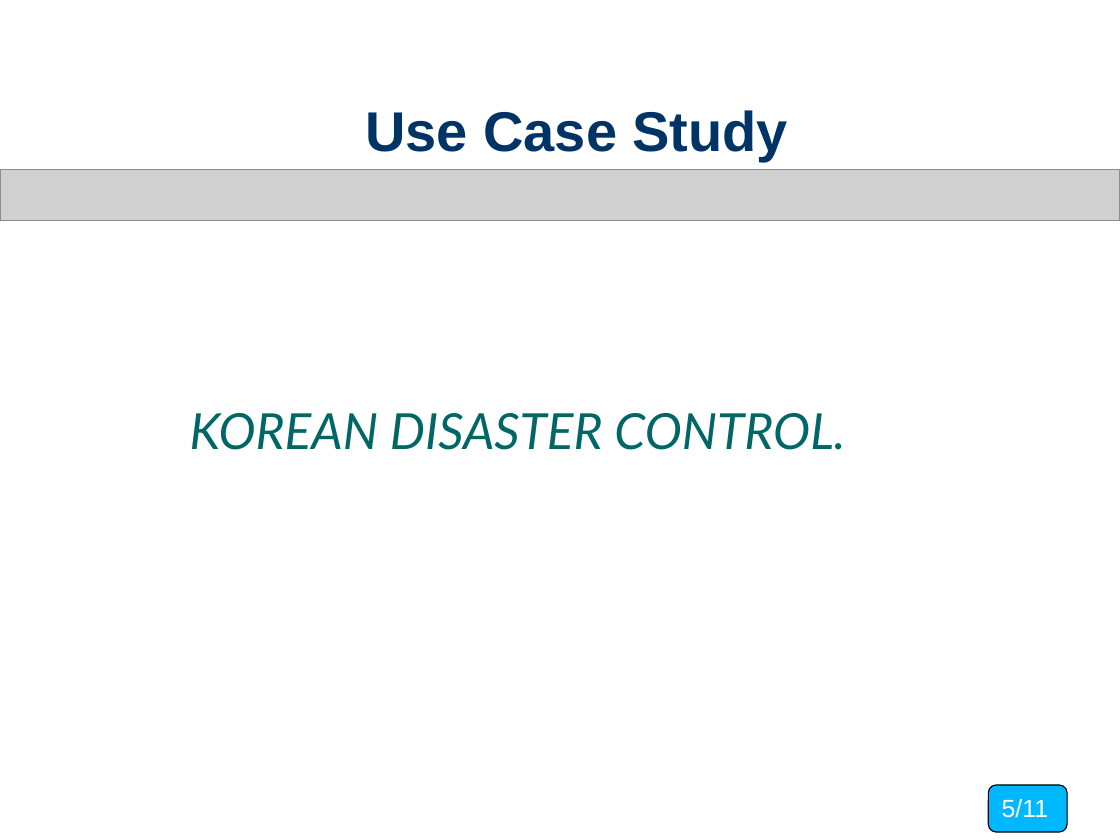
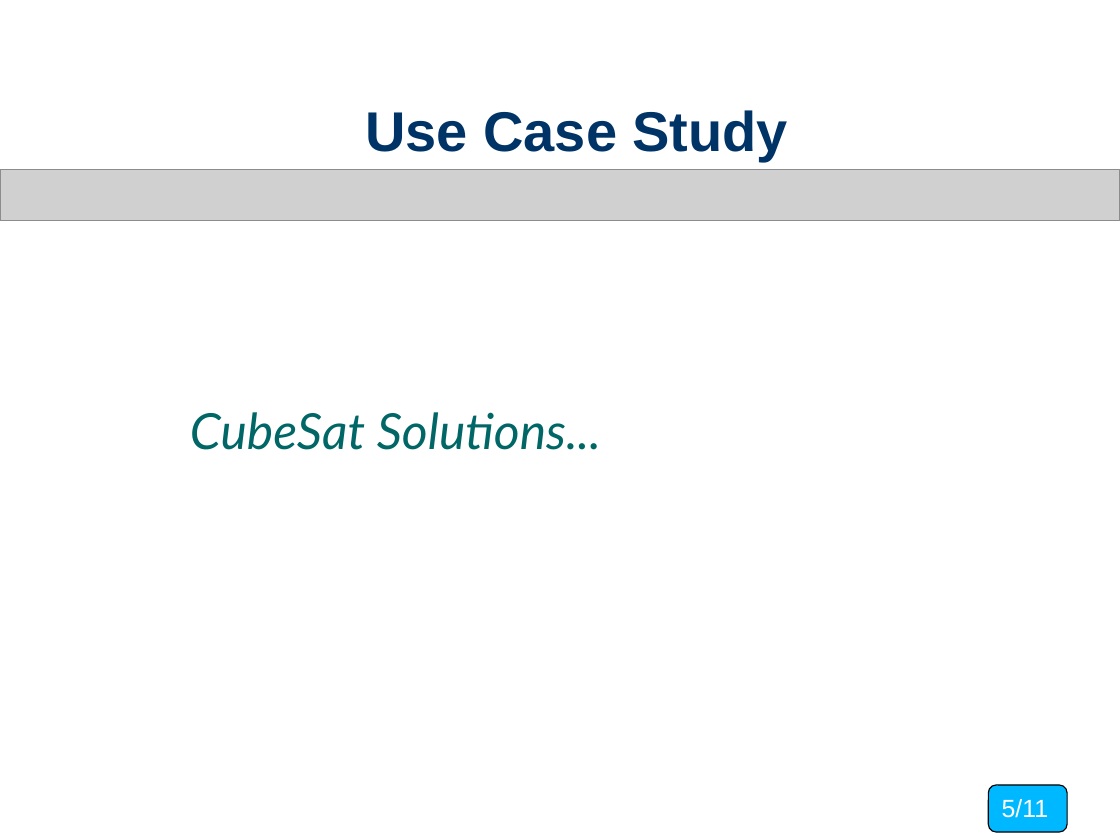
Before and after one commit to splash2018/MITnanoSAT, a slide deck: slide 6 of ADEF-I_MIT.ppt (slide 5 before the commit). Drawn at 1120x840 pixels with LibreOffice and Linux fonts; fonts in the diff are those of the drawing; grey boxes stand for pictures. Boxes give left, top, right and bottom in pixels: in the first picture for what was removed or moved away, otherwise in the second. Text is boxed around its words. In the diff, an @@ line names an element or a change of style, - is before the commit and + after.

```diff
--- a/ADEF-I_MIT.ppt
+++ b/ADEF-I_MIT.ppt
@@ text at (190, 412, 601, 450): text changed @@
-KOREAN DISASTER CONTROL.
+CubeSat Solutions...
```
Also in this commit, not shown: 1 other slide changed, 1 slide added, 7 other files.
